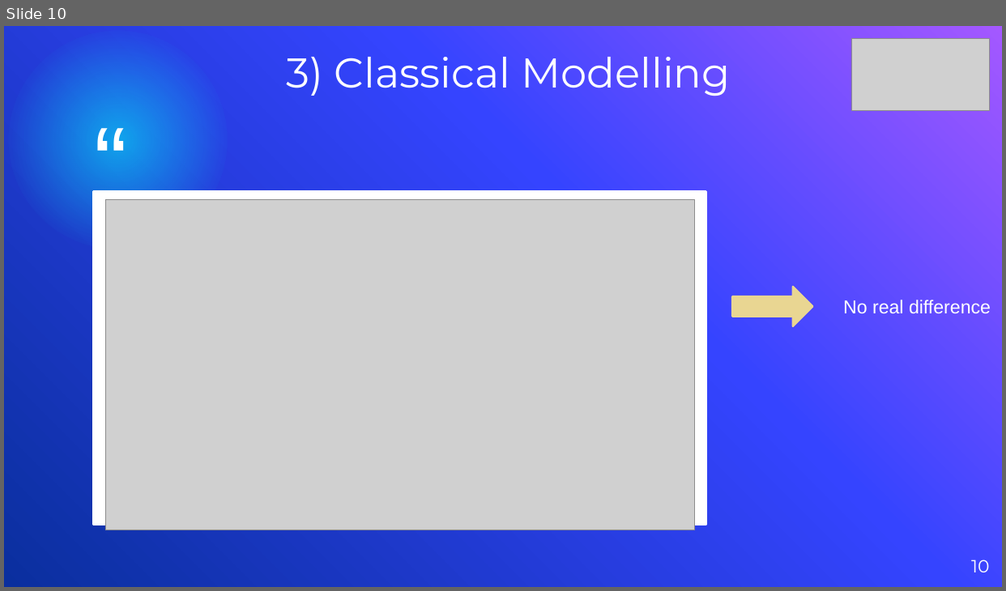
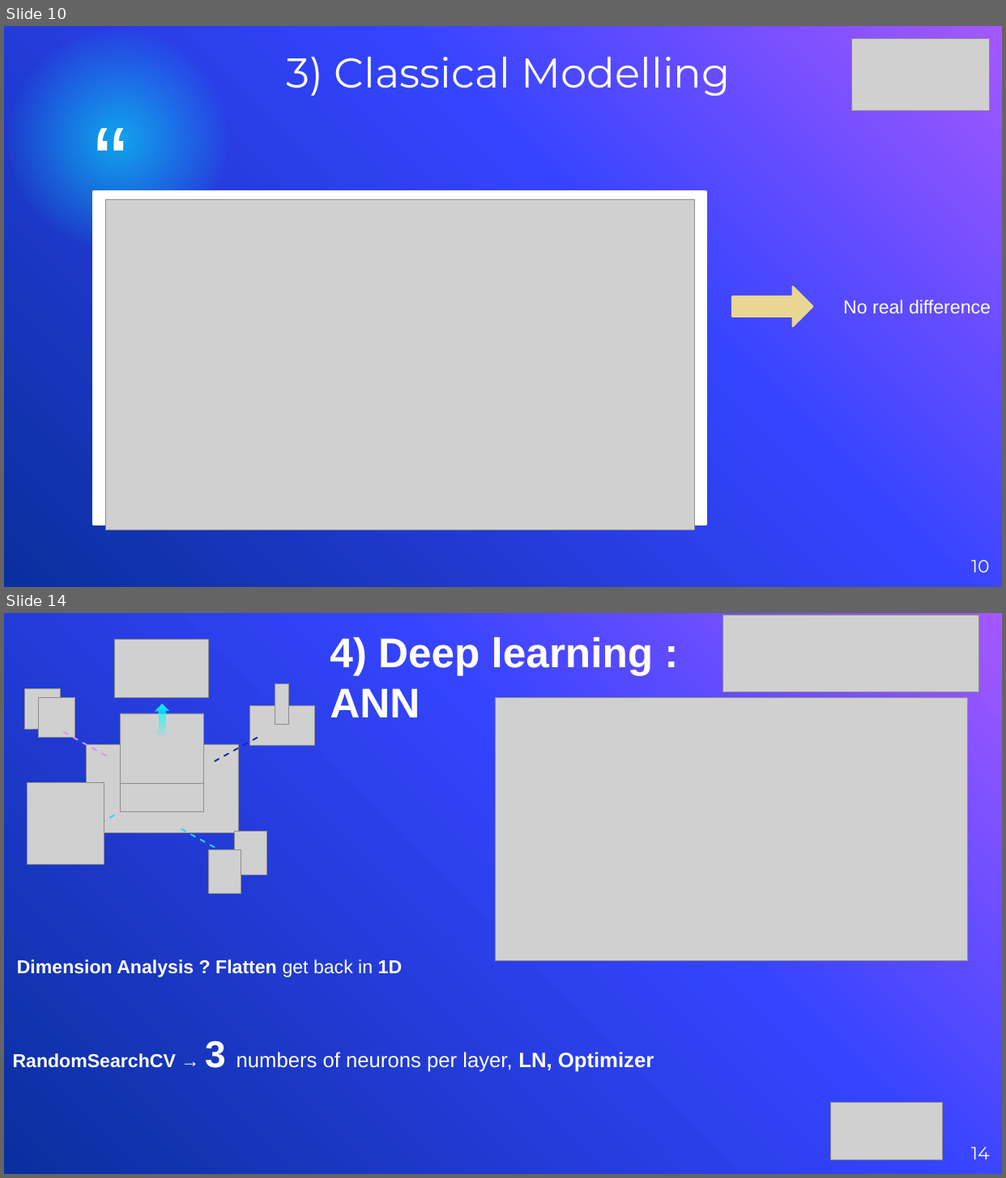
Before and after one commit to TanguyColleville/Trading_Bot_BTC, a slide deck: Soutenance Finale Grp 2.07.pptx. Shown one above the other, each under a label of ours: slide 10 before the commit, slides 10 and 14 after it; the slides between them are not shown. The pictures are 1006x591 and 1006x1178 pixels, drawn with LibreOffice and Linux fonts; fonts in the diff are those of the drawing; grey boxes stand for pictures; background and template pictures are left out. Boxes give left, top, right and bottom in pixels: in the first picture for what was removed or moved away, otherwise in the second. Text is boxed around its words. In the diff, an @@ line names an element or a change of style, - is before the commit and + after.

```diff
--- a/Soutenance Finale Grp 2.07.pptx
+++ b/Soutenance Finale Grp 2.07.pptx
@@ slide 14 added at (4, 613, 1002, 1174), background gradient #A458FF to #3544FF to #0A2F9E @@
@@ picture added at (722, 615, 979, 692) @@
@@ text added at (330, 637, 653, 717), 40 pt, text #FFFFFF, bold @@
+4) Deep learning :
+ANN
@@ group added at (24, 639, 315, 894): 11 pictures, 4 lines, 1 up down arrow @@
@@ picture added at (496, 697, 968, 961) @@
@@ text added at (17, 960, 403, 977), 18 pt, text #FFFFFF, bold @@
+Dimension Analysis ? Flatten get back in 1D
@@ text added at (13, 1041, 654, 1072), 20 pt, text #FFFFFF, bold @@
+RandomSearchCV → 3 numbers of neurons per layer, LN, Optimizer
@@ picture added at (830, 1102, 942, 1161) @@
@@ page number added at (971, 1147, 989, 1160), 17 pt, text #FFFFFF @@
+14
```
Also in this commit, not shown: 4 slides changed, 3 other slides added, 1 other file.
